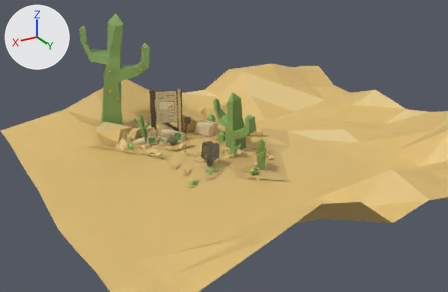
The glTF model assets/pconwheel_copy_3.glb: old version first, new version second.
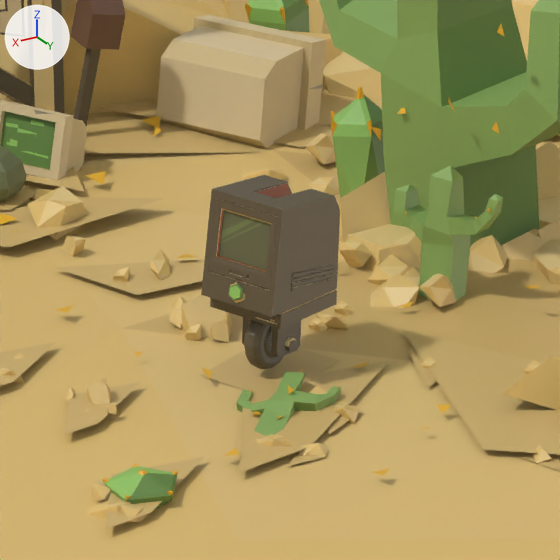
Old and new are each drawn from a camera (50 mm lens) standing at (33.86, 59.76, 32.09) and looking at (-1.7, 0.51, 2.46) and again close up on the part from 39% to 56% of the width and 40% to 66% of the height. Arrows for +X, +Y and +Z are at upper left; the lights stay in place. Both versions are drawn at frame 74 of the action 'pcAction-back'; the numbers are the values there.

Script lines for the objects in view, before the commit:
```python
me_body = bpy.data.meshes.new('body')
me_body.from_pydata(...)  # 1174 vertices, 2234 faces; spans x -1.08..0.91, y -0.85..0.76, z -0.64..2.56
me_body.materials.append(mat_pc_texture)  # picture img_highersautfinish
me_plane_014 = bpy.data.meshes.new('Plane.014')
me_plane_014.from_pydata(...)  # 4 vertices, 2 faces; spans x -0.48..0.41, y 0.99..2.67, z 0.0
me_plane_014.materials.append(mat_pc_texture)  # picture img_highersautfinish
me_rockmesh_004 = bpy.data.meshes.new('rockmesh.004')
me_rockmesh_004.from_pydata(...)  # 10 vertices, 16 faces; spans x -0.89..0.7, y -0.77..0.86, z -0.81..0.57
me_rockmesh_004.materials.append(mat_pc_texture)  # picture img_highersautfinish
ob_pc = bpy.data.objects.new('pc', me_body)
ob_pc.location = (0.01, 0.03, 0.47)
ob_pc.rotation_euler = (0.00828, -0.0707, 0.371)  # degrees (0.5, -4.1, 21)
ob_rock_047 = bpy.data.objects.new('rock.047', me_rockmesh_004)
ob_rock_047.location = (0.14, -6.88, 0.2)
ob_rock_047.rotation_euler = (-0.915, -0.228, 1.04)  # degrees (-52, -13, 60)
ob_rock_047.scale = (0.62, 0.62, 0.62)
ob_shadow_013 = bpy.data.objects.new('shadow.013', me_plane_014)
ob_shadow_013.location = (-10.42, 9.99, 0.06)
ob_shadow_013.rotation_euler = (-0.00608, 0.000505, -2.33)  # degrees (-0.3, 0, -133)
ob_shadow_013.scale = (4.73, 4.73, 4.73)
# also in view: 'rock.019' at (-3.28, -1.41, -0.35); 'rock.013' at (-6.25, -1.84, -0.14); 'cactus.004' at (0.68, 1.76, -0.08); 'rock.011' at (-4.16, -2.95, -0.54); 'rundcactus.001' at (-4.81, -5.18, 0.9)
```
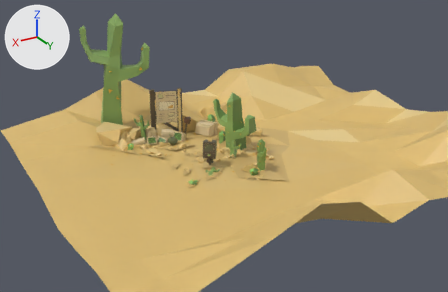
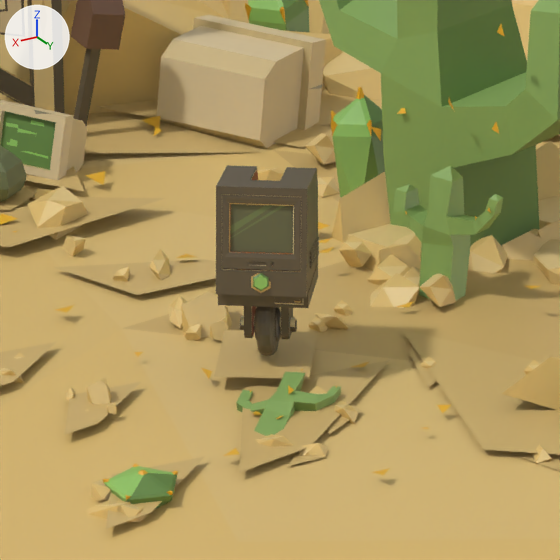
Changed parts and their boxes (x1, y1, x2, y2) in the close-ups (560 x 560 px):
'pc', moved, turned: before (199, 175, 341, 390); after (214, 165, 319, 379)

The change, as a list of edits to the scene's bpy script:
```text
Change ob_pc:
    ob_pc.location: (0.01, 0.03, 0.47) -> (0.02, 0.05, 0.73)
    ob_pc.rotation_euler: (0.00828, -0.0707, 0.371) -> (0.00828, -0.0707, 0.93)  # degrees (0.5, -4.1, 21) -> degrees (0.5, -4.1, 53)
```
